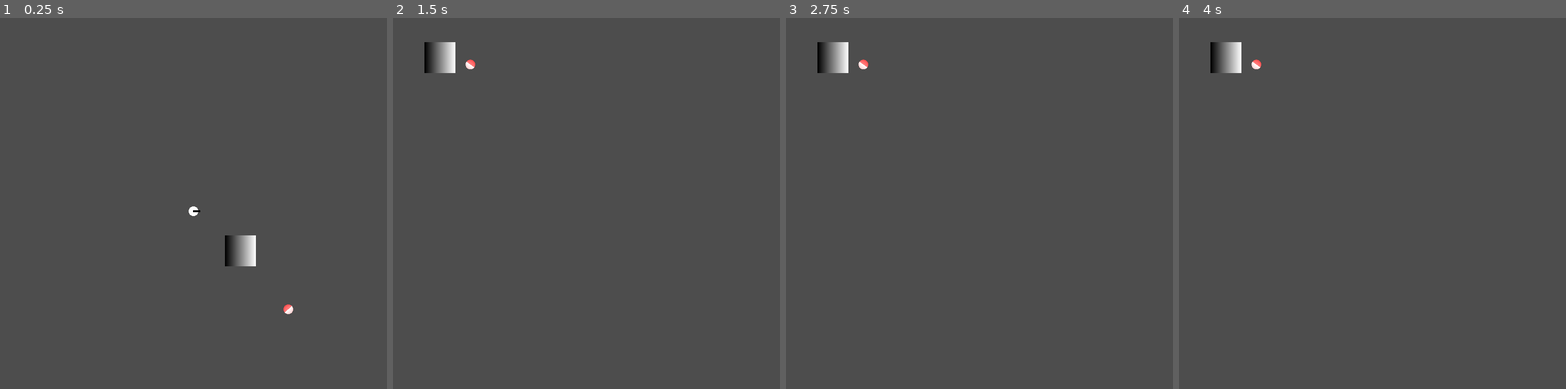
Above: before the commit, frames 1-4 (left to right).
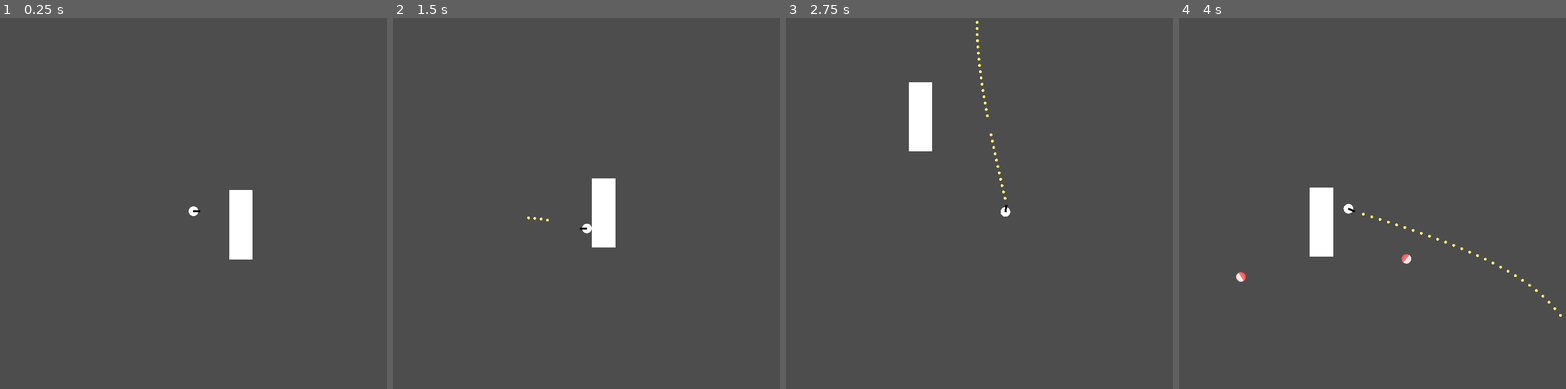
Above: after the commit, the same moments.

Repository: Crowded-Games/2D-Shoot-Em-Up
Game: Godot game, scene res://Scene/main_scene.tscn
Two runs of this game, one before a commit and one after it. Both use one fixed random seed, a clock stepped at 60 frames per second and the inputs below.
Inputs (mouse positions are in pixels of both pictures, inside the frame that each line leads up to):
- Up to frame 1 (0.25 s): no input
- Up to frame 2 (1.5 s): move the mouse to (671, 192) at 0.52 s; press the mouse at (671, 192) at 0.53 s; hold Right (Right) 0.53-1.28 s; move the mouse to (509, 229) at 1.27 s; release the mouse at (509, 229) at 1.28 s; hold S (Down) from 1.28 s (still down); click (509, 229) at 1.35 s
- Up to frame 3 (2.75 s): move the mouse to (1018, 125) at 2.02 s; release S (Down) at 2.03 s; press the mouse at (1018, 125) at 2.03 s; hold Right (Right) from 2.03 s (still down)
- Up to frame 4 (4 s): move the mouse to (1353, 288) at 2.77 s; release Right (Right) at 2.78 s; release the mouse at (1353, 288) at 2.78 s; hold Up (Up) 2.78-3.53 s; click (1353, 288) at 2.85 s; move the mouse to (1488, 270) at 3.52 s; press the mouse at (1488, 270) at 3.53 s; hold A (Left) from 3.53 s (still down)

The runs differ from the first frame. In frame 1, 1.4% of the frame differs, in the area x 58-76%, y 46-80%; in frame 2, 1.8%; in frame 3, 1.9%; in frame 4, 2.0%, in the area x 8-99%, y 6-81%.

Commit message:
Added some more features & enhancements

Diff:
--- a/Project/Code/Bullet.gd
+++ b/Project/Code/Bullet.gd
@@ -3,10 +3,21 @@
 const SPEED = 800.0
 var area_direction = Vector2(0, 0)
 
+var alive_timer = 5.0
+var timer = 0
+
 # Called every frame. 'delta' is the elapsed time since the previous frame.
 func _process(delta):
+	timer += delta
 	self.translate(area_direction * SPEED * delta)
+	# kill itself in case something happens so there is no useless processing of something that isn't there
+	if timer >= alive_timer:
+		self.queue_free()
 
 func _on_body_entered(body):
-	body.queue_free()
-	self.queue_free()
+	# make sure walls aren't destroyed!
+	if body.is_in_group("Enemy"):
+		body.queue_free()
+		self.queue_free()
+	else:
+		self.queue_free()
--- a/Project/Code/CharacterMovement.gd
+++ b/Project/Code/CharacterMovement.gd
@@ -2,14 +2,13 @@
 
 const SPEED = 300.0
 @export var Bullet: PackedScene
+@onready var Camera = get_node("Camera2D")
 
-func _physics_process(_delta):
+func _physics_process(delta):
 
 	# Get the input direction and handle the movement/deceleration.
 	var direction_x = Input.get_axis("Left", "Right")
 	var direction_y = Input.get_axis("Up", "Down")
-	velocity.x = 0
-	velocity.y = 0
 
 	if Input.get_action_raw_strength("Shoot"):
 		var temp = Bullet.instantiate()
@@ -18,12 +17,16 @@
 		# this sets the rotation as to where it will fire
 		temp.set("area_direction", (get_global_mouse_position() - self.global_position).normalized())
 
+	# movement is handled like this
 	if direction_x:
 		velocity.x = direction_x * SPEED
+	else:
+		velocity.x = 0
 	if direction_y:
 		velocity.y = direction_y * SPEED
+	else:
+		velocity.y = 0
 
-
+	# look at mouse
 	self.look_at(get_global_mouse_position())
-
 	move_and_slide()
--- a/Project/Code/Enemy.gd
+++ b/Project/Code/Enemy.gd
@@ -3,10 +3,7 @@
 const SPEED = 100.0
 @export var player_name = "Character"
 # assigned on ready, this stops a flood of errors.
-var player
-
-func _ready():
-	player = get_parent().get_node(player_name)
+@onready var player = get_parent().get_node(player_name)
 
 # Called every frame. 'delta' is the elapsed time since the previous frame.
 func _process(delta):
--- /dev/null
+++ b/Project/Code/Spawner.gd
@@ -0,0 +1,25 @@
+extends Marker2D
+
+@export var Enemy: PackedScene
+@export var small_timer_randomization: bool = false
+
+@export var spawn_interval = 2.5
+var actual_spawn_interval = spawn_interval
+var timer = 0
+
+func _ready():
+	if small_timer_randomization == true:
+		actual_spawn_interval = spawn_interval + randf_range(-0.75, 0.75)
+
+# Called every frame. 'delta' is the elapsed time since the previous frame.
+func _process(delta):
+	timer += delta
+	# Handle spawning
+	if timer >= actual_spawn_interval:
+		timer = 0;
+		var temp = Enemy.instantiate()
+		# The randomization at the end is so that way the collisions don't go fucky wucky
+		temp.global_position = self.global_position + Vector2(randf_range(-2, 2), randf_range(-2, 2))
+		add_sibling(temp)
+		if small_timer_randomization == true:
+			actual_spawn_interval = spawn_interval + randf_range(-0.75, 0.75)
--- a/Project/Scene/bullet.tscn
+++ b/Project/Scene/bullet.tscn
@@ -9,6 +9,12 @@
 radius = 3.0
 height = 6.0
 
+[sub_resource type="Gradient" id="Gradient_c4kld"]
+colors = PackedColorArray(1, 0.796078, 0, 1, 1, 1, 0.670588, 1)
+
+[sub_resource type="GradientTexture2D" id="GradientTexture2D_ydfon"]
+gradient = SubResource("Gradient_c4kld")
+
 [node name="Bullet" type="Area2D"]
 script = ExtResource("1_5vplj")
 
@@ -17,5 +23,6 @@
 
 [node name="MeshInstance2D" type="MeshInstance2D" parent="."]
 mesh = SubResource("SphereMesh_1ictf")
+texture = SubResource("GradientTexture2D_ydfon")
 
 [connection signal="body_entered" from="." to="." method="_on_body_entered"]
--- a/Project/Scene/character.tscn
+++ b/Project/Scene/character.tscn
@@ -25,8 +25,6 @@
 [node name="MeshInstance2D" type="MeshInstance2D" parent="."]
 mesh = SubResource("SphereMesh_hgwqg")
 
-[node name="Camera2D" type="Camera2D" parent="."]
-
 [node name="Gun" type="Sprite2D" parent="."]
 position = Vector2(7, 0)
 scale = Vector2(0.234375, 0.0625)
@@ -34,3 +32,6 @@
 
 [node name="BulletSpawn" type="Marker2D" parent="."]
 position = Vector2(15, 0)
+
+[node name="Camera2D" type="Camera2D" parent="."]
+position_smoothing_enabled = true
--- a/Project/Scene/enemy.tscn
+++ b/Project/Scene/enemy.tscn
@@ -17,7 +17,7 @@
 [sub_resource type="CircleShape2D" id="CircleShape2D_r4kwt"]
 radius = 12.0
 
-[node name="Enemy" type="CharacterBody2D"]
+[node name="Enemy" type="CharacterBody2D" groups=["Enemy"]]
 script = ExtResource("1_shqbb")
 
 [node name="CollisionShape2D" type="CollisionShape2D" parent="."]
--- a/Project/Scene/main_scene.tscn
+++ b/Project/Scene/main_scene.tscn
@@ -1,20 +1,31 @@
 [gd_scene load_steps=5 format=3 uid="uid://dyqku4b80noy4"]
 
 [ext_resource type="PackedScene" uid="uid://bg7rpiubrhh1b" path="res://Scene/character.tscn" id="1_7r2wr"]
-[ext_resource type="PackedScene" uid="uid://rxrmy77myb60" path="res://Scene/enemy.tscn" id="2_1c1o8"]
+[ext_resource type="PackedScene" uid="uid://chluf4qb455d5" path="res://Scene/spawner.tscn" id="3_m5r3x"]
 
-[sub_resource type="Gradient" id="Gradient_qvra3"]
+[sub_resource type="RectangleShape2D" id="RectangleShape2D_dsddx"]
 
-[sub_resource type="GradientTexture2D" id="GradientTexture2D_x82rh"]
-gradient = SubResource("Gradient_qvra3")
+[sub_resource type="BoxMesh" id="BoxMesh_eii8h"]
+size = Vector3(20, 20, 1)
 
 [node name="Main Scene" type="Node2D"]
 
 [node name="Character" parent="." instance=ExtResource("1_7r2wr")]
 
-[node name="Sprite2D" type="Sprite2D" parent="."]
-position = Vector2(97, 82)
-texture = SubResource("GradientTexture2D_x82rh")
+[node name="Object" type="StaticBody2D" parent="."]
+position = Vector2(98, 28)
+scale = Vector2(2.44, 7.16)
 
-[node name="Enemy" parent="." instance=ExtResource("2_1c1o8")]
-position = Vector2(221, 228)
+[node name="CollisionShape2D" type="CollisionShape2D" parent="Object"]
+shape = SubResource("RectangleShape2D_dsddx")
+
+[node name="MeshInstance2D" type="MeshInstance2D" parent="Object"]
+mesh = SubResource("BoxMesh_eii8h")
+
+[node name="Spawner" parent="." instance=ExtResource("3_m5r3x")]
+position = Vector2(290, 122)
+small_timer_randomization = true
+
+[node name="Spawner2" parent="." instance=ExtResource("3_m5r3x")]
+position = Vector2(-247, 321)
+small_timer_randomization = true
--- /dev/null
+++ b/Project/Scene/spawner.tscn
@@ -0,0 +1,8 @@
+[gd_scene load_steps=3 format=3 uid="uid://chluf4qb455d5"]
+
+[ext_resource type="Script" path="res://Code/Spawner.gd" id="1_lux8c"]
+[ext_resource type="PackedScene" uid="uid://rxrmy77myb60" path="res://Scene/enemy.tscn" id="2_obax4"]
+
+[node name="Spawner" type="Marker2D"]
+script = ExtResource("1_lux8c")
+Enemy = ExtResource("2_obax4")
Not shown: 1 places in Project/Scene/bullet.tscn that only renumber resources
Not shown, added: Project/export_presets.cfg
